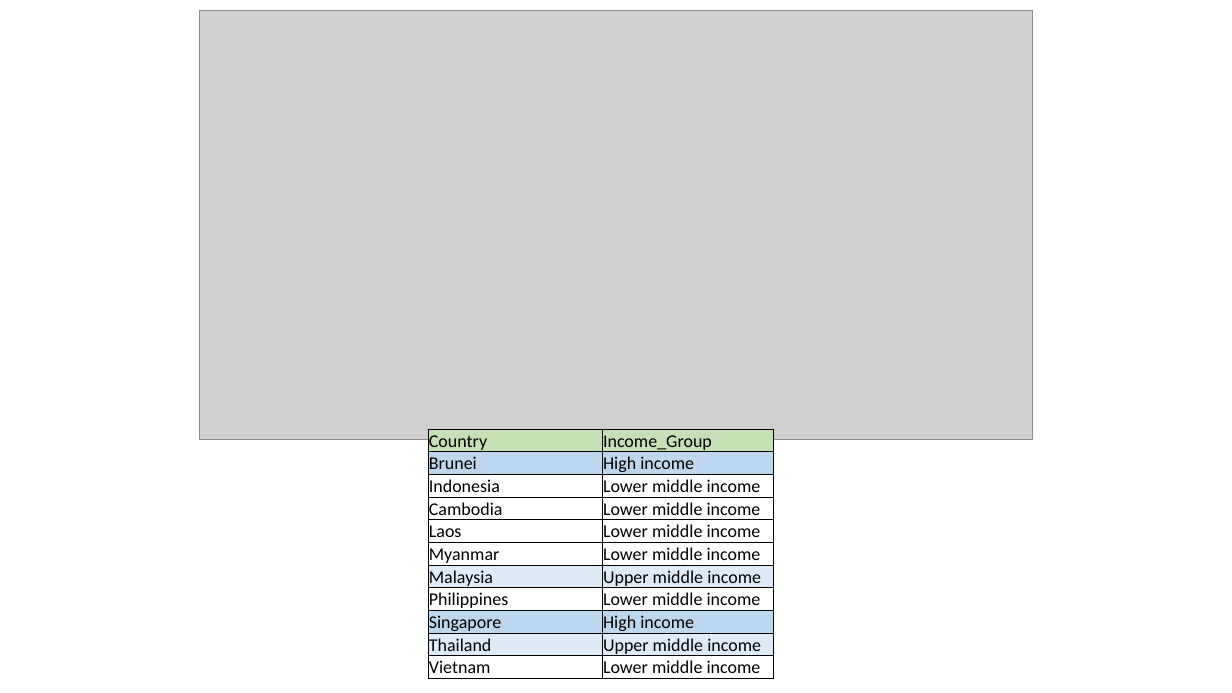
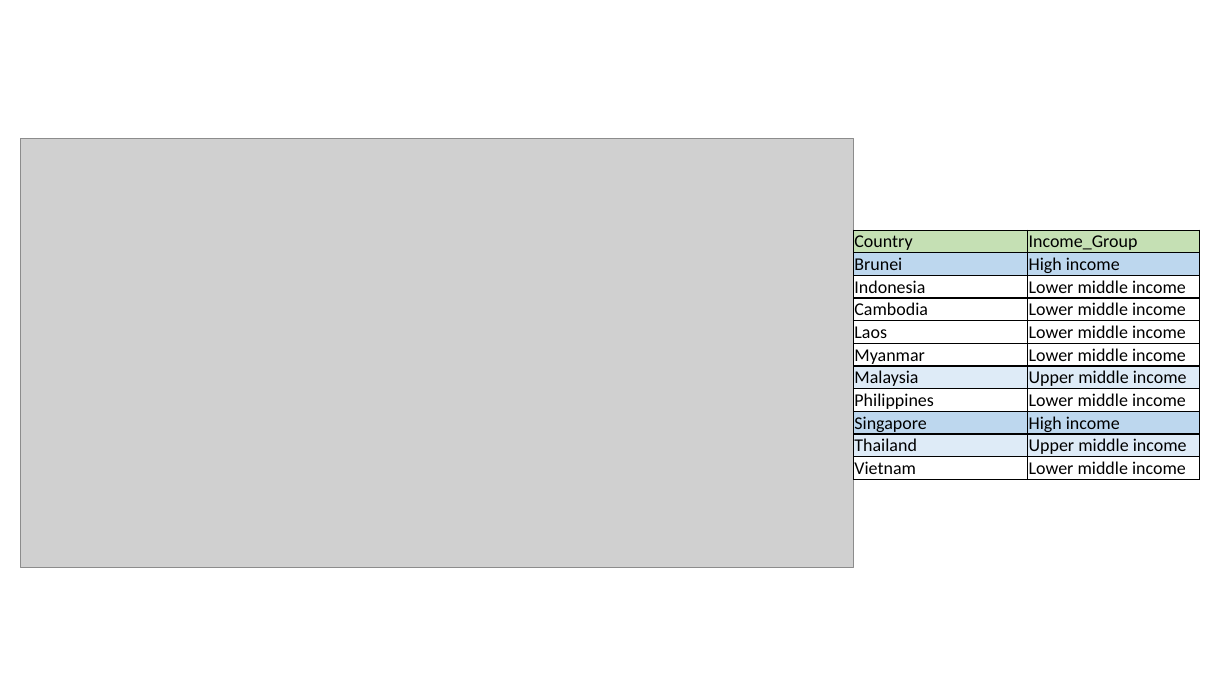
Before and after one commit to HadiSyahputraa/World-WIde-COVID, a slide deck: slide 8 of Final_Report.pptx. Drawn at 1232x693 pixels with LibreOffice and Linux fonts; fonts in the diff are those of the drawing; grey boxes stand for pictures. Boxes give left, top, right and bottom in pixels: in the first picture for what was removed or moved away, otherwise in the second. Text is boxed around its words. In the diff, an @@ line names an element or a change of style, - is before the commit and + after.

```diff
--- a/Final_Report.pptx
+++ b/Final_Report.pptx
@@ picture: place and size @@
-picture at box(200, 10, 1033, 440)
+picture at box(20, 139, 854, 568)
@@ table: place and size @@
-table at box(428, 430, 775, 683)
+table at box(854, 230, 1201, 478)
```
Also in this commit, not shown: 6 other slides changed, 3 slides added, 1 slide removed, 1 other file.
